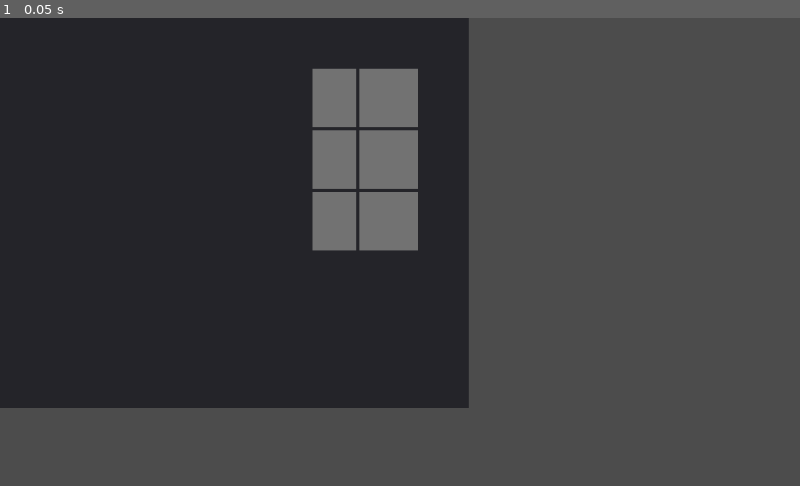
Above: before the commit, frame 1.
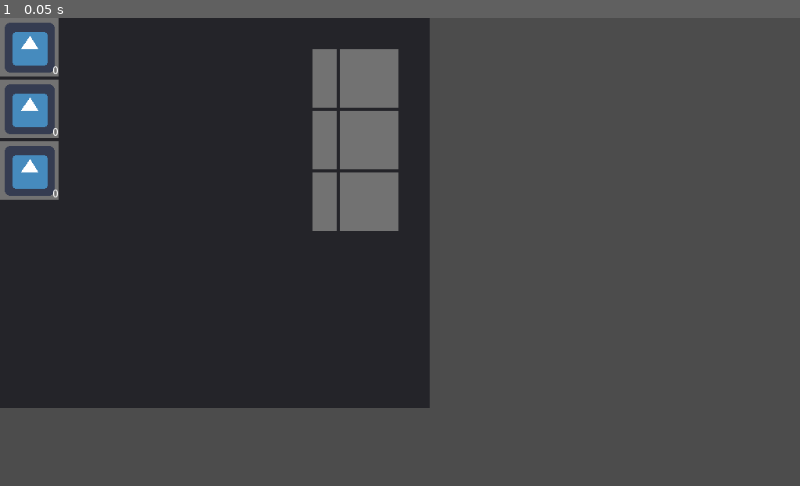
Above: after the commit, the same moment.

Repository: yeduk3/CMP_Godot_TeamProject
Game: Godot game, scene res://YongKyu/Scenes/IntegratedInventory.tscn
The game is run twice, just before and just after one commit, with the same random seed, the same clock (stepped at 60 frames per second) and the same inputs. The project has no main scene, so this scene is started directly. The engine's default icon, where the game draws it, is replaced by a stand-in: a white triangle on a blue panel in a dark square.
Inputs:
- Up to frame 1 (0.05 s): no input

The runs differ from the first frame. In frame 1, 9.3% of the frame differs, in the area x 0-59%, y 0-84%.

Commit message:
Add Making - added scenes and some scripts ing

Diff:
--- a/YongKyu/Scenes/HotBar.tscn
+++ b/YongKyu/Scenes/HotBar.tscn
@@ -1,7 +1,8 @@
 [gd_scene load_steps=3 format=2]
 
 [ext_resource path="res://YongKyu/Scripts/HotBar.gd" type="Script" id=1]
-[ext_resource path="res://YongKyu/Scenes/ItemSlot.tscn" type="PackedScene" id=2]
+[ext_resource path="res://YongKyu/Scenes/InventorySlot.tscn" type="PackedScene" id=2]
+
 
 [node name="HotBar" type="GridContainer"]
 margin_right = 470.0
--- a/YongKyu/Scenes/Inventory.tscn
+++ b/YongKyu/Scenes/Inventory.tscn
@@ -10,10 +10,8 @@
 script = ExtResource( 2 )
 
 [node name="Panel" type="Panel" parent="."]
-anchor_right = 1.0
-anchor_bottom = 1.0
-margin_right = -424.0
-margin_bottom = -100.0
+margin_right = 550.0
+margin_bottom = 500.0
 
 [node name="ItemList" type="ItemList" parent="Panel"]
 visible = false
--- /dev/null
+++ b/YongKyu/Scenes/InventorySlot.tscn
@@ -0,0 +1,36 @@
+[gd_scene load_steps=3 format=2]
+
+[ext_resource path="res://icon.png" type="Texture" id=1]
+[ext_resource path="res://YongKyu/Scripts/InventorySlot.gd" type="Script" id=2]
+
+[node name="InventorySlot" type="ColorRect" groups=["item_slot"]]
+margin_right = 55.0
+margin_bottom = 75.0
+rect_min_size = Vector2( 75, 75 )
+color = Color( 0.45098, 0.45098, 0.45098, 1 )
+script = ExtResource( 2 )
+
+[node name="ItemIcon" type="TextureRect" parent="."]
+anchor_left = 0.5
+anchor_top = 0.5
+anchor_right = 0.5
+anchor_bottom = 0.5
+margin_left = -32.0
+margin_top = -32.0
+margin_right = 32.0
+margin_bottom = 32.0
+texture = ExtResource( 1 )
+
+[node name="ItemQuantity" type="Label" parent="."]
+anchor_left = 1.0
+anchor_top = 1.0
+anchor_right = 1.0
+anchor_bottom = 1.0
+margin_left = -8.0
+margin_top = -14.0
+grow_horizontal = 0
+grow_vertical = 0
+text = "0"
+align = 2
+
+[connection signal="gui_input" from="." to="." method="_on_ColorRect_gui_input"]
--- /dev/null
+++ b/YongKyu/Scenes/Making.gd
@@ -0,0 +1,22 @@
+extends Control
+
+# receive it in SlotContainer
+signal items_changed(indexes)
+
+var cols = 6
+var rows = 3
+var slots = cols * rows
+
+# Declare member variables here. Examples:
+# var a = 2
+# var b = "text"
+
+
+# Called when the node enters the scene tree for the first time.
+func _ready():
+	pass # Replace with function body.
+
+
+# Called every frame. 'delta' is the elapsed time since the previous frame.
+#func _process(delta):
+#	pass
--- a/YongKyu/Scenes/Making.tscn
+++ b/YongKyu/Scenes/Making.tscn
@@ -1,5 +1,30 @@
-[gd_scene format=2]
+[gd_scene load_steps=3 format=2]
+
+[ext_resource path="res://YongKyu/Scenes/MakingSlot.tscn" type="PackedScene" id=1]
+[ext_resource path="res://YongKyu/Scenes/Making.gd" type="Script" id=2]
 
 [node name="Making" type="Control"]
 anchor_right = 1.0
 anchor_bottom = 1.0
+script = ExtResource( 2 )
+
+[node name="Panel" type="Panel" parent="."]
+margin_right = 350.0
+margin_bottom = 500.0
+
+[node name="GridContainer" type="GridContainer" parent="Panel"]
+margin_right = 40.0
+margin_bottom = 40.0
+
+[node name="MakingSlot" parent="Panel/GridContainer" instance=ExtResource( 1 )]
+margin_right = 75.0
+
+[node name="MakingSlot2" parent="Panel/GridContainer" instance=ExtResource( 1 )]
+margin_top = 79.0
+margin_right = 75.0
+margin_bottom = 154.0
+
+[node name="MakingSlot3" parent="Panel/GridContainer" instance=ExtResource( 1 )]
+margin_top = 158.0
+margin_right = 75.0
+margin_bottom = 233.0
--- a/YongKyu/Scenes/ItemSlot.tscn
+++ b/YongKyu/Scenes/MakingSlot.tscn
@@ -1,14 +1,12 @@
-[gd_scene load_steps=3 format=2]
+[gd_scene load_steps=2 format=2]
 
 [ext_resource path="res://icon.png" type="Texture" id=1]
-[ext_resource path="res://YongKyu/Scripts/ItemSlot.gd" type="Script" id=2]
 
-[node name="ColorRect" type="ColorRect" groups=["item_slot"]]
+[node name="MakingSlot" type="ColorRect" groups=["item_slot"]]
 margin_right = 55.0
 margin_bottom = 75.0
 rect_min_size = Vector2( 75, 75 )
 color = Color( 0.45098, 0.45098, 0.45098, 1 )
-script = ExtResource( 2 )
 
 [node name="ItemIcon" type="TextureRect" parent="."]
 anchor_left = 0.5
--- a/YongKyu/Scenes/test.tscn
+++ b/YongKyu/Scenes/test.tscn
@@ -1,8 +1,20 @@
-[gd_scene load_steps=2 format=2]
+[gd_scene load_steps=3 format=2]
 
-[ext_resource path="res://YongKyu/Scripts/test.gd" type="Script" id=1]
+[ext_resource path="res://YongKyu/Scenes/Making.tscn" type="PackedScene" id=1]
+[ext_resource path="res://YongKyu/Scenes/Inventory.tscn" type="PackedScene" id=2]
 
 [node name="Test" type="Control"]
 anchor_right = 1.0
 anchor_bottom = 1.0
-script = ExtResource( 1 )
+
+[node name="Inventory" parent="." instance=ExtResource( 2 )]
+margin_left = 46.0
+margin_top = 49.0
+margin_right = 46.0
+margin_bottom = 49.0
+
+[node name="Making" parent="." instance=ExtResource( 1 )]
+margin_left = 622.0
+margin_top = 49.0
+margin_right = 622.0
+margin_bottom = 49.0
--- a/YongKyu/Scripts/Inventory.gd
+++ b/YongKyu/Scripts/Inventory.gd
@@ -20,7 +20,9 @@
 	remove_item(1)
 
 	add_item(Item.get_new_item_data("Vision Cure"), 2)
+	add_item(Item.get_new_item_data("Vision Cure"), -3)
 
+# find a proper place and add the item in it
 func add_item(item, amount):
 	var minimal_empty_index = -1
 	for i in slots:
--- /dev/null
+++ b/YongKyu/Scripts/InventorySlot.gd
@@ -0,0 +1,9 @@
+extends ItemSlot
+
+
+
+func _on_ColorRect_gui_input(event):
+	if event.is_action_pressed("click"):
+		# get desctription label
+		var desc_label = get_parent().get_parent().get_node("DescriptionLabel")
+		desc_label.text = item_in_slot.info["Description"]
--- a/YongKyu/Scripts/ItemSlot.gd
+++ b/YongKyu/Scripts/ItemSlot.gd
@@ -1,4 +1,6 @@
 extends ColorRect
+
+class_name ItemSlot
 
 onready var item_icon = $ItemIcon
 onready var item_quantity = $ItemQuantity
@@ -17,10 +19,3 @@
 	else:
 		item_icon.texture = null
 		item_quantity.text = ""
-
-
-func _on_ColorRect_gui_input(event):
-	if event.is_action_pressed("click"):
-		# get desctription label
-		var desc_label = get_parent().get_parent().get_node("DescriptionLabel")
-		desc_label.text = item_in_slot.info["Description"]
--- a/project.godot
+++ b/project.godot
@@ -9,12 +9,18 @@
 config_version=4
 
 _global_script_classes=[ {
+"base": "ColorRect",
+"class": "ItemSlot",
+"language": "GDScript",
+"path": "res://YongKyu/Scripts/ItemSlot.gd"
+}, {
 "base": "GridContainer",
 "class": "SlotContainer",
 "language": "GDScript",
 "path": "res://YongKyu/Scripts/SlotContainer.gd"
 } ]
 _global_script_class_icons={
+"ItemSlot": "",
 "SlotContainer": ""
 }
 
